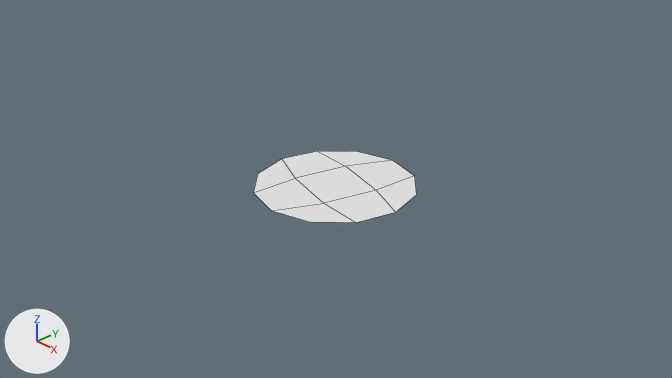
Renders of the Blender file 3D Models/Tree stump.blend from each side of a commit.
Camera for both pictures: the file's camera 'Camera'. The lights are fixed; the arrows at lower left show +X, +Y and +Z. The older version comes first. Mesh edges are drawn as thin lines.
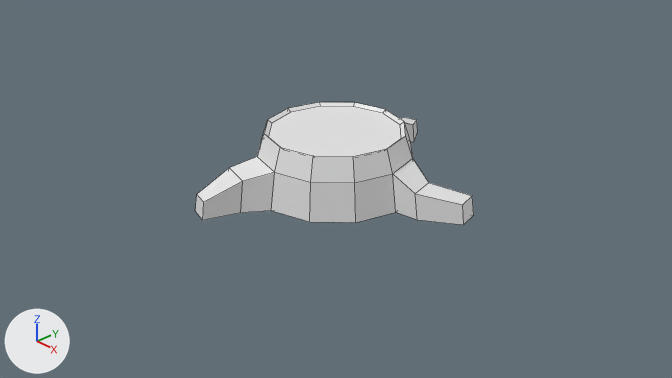
Commit message: one variation of tree stump done

Boxes [x1, y1, x2, y2] around the edits, measured in the pictures (672 x 378 px):
'Circle', reshaped (70% wider, 70% taller)
    before: [253, 151, 417, 223]
    after: [195, 102, 474, 225]
part 1 of me_circle, added
    after: [195, 102, 474, 225]

Diff of the bpy script that builds the scene:
```diff
--- a/3D Models/Tree stump.blend.py
+++ b/3D Models/Tree stump.blend.py
@@ me_circle @@
 # used by ob_circle; location = (0.0, 0.0, 0.0)
-me_circle.from_pydata(...)  # 16 vertices, 9 faces; spans x -1.0..1.0, y -1.0..1.0, z 0.0
+me_circle.from_pydata(...)  # 80 vertices, 74 faces; spans x -1.0..1.73, y -1.71..1.92, z 0.0..0.74
+# me_circle part 1
+# 64 vertices are added at x -0.94..1.73, y -1.71..1.92, z 0.0..0.74
+# 65 new faces join them
```
